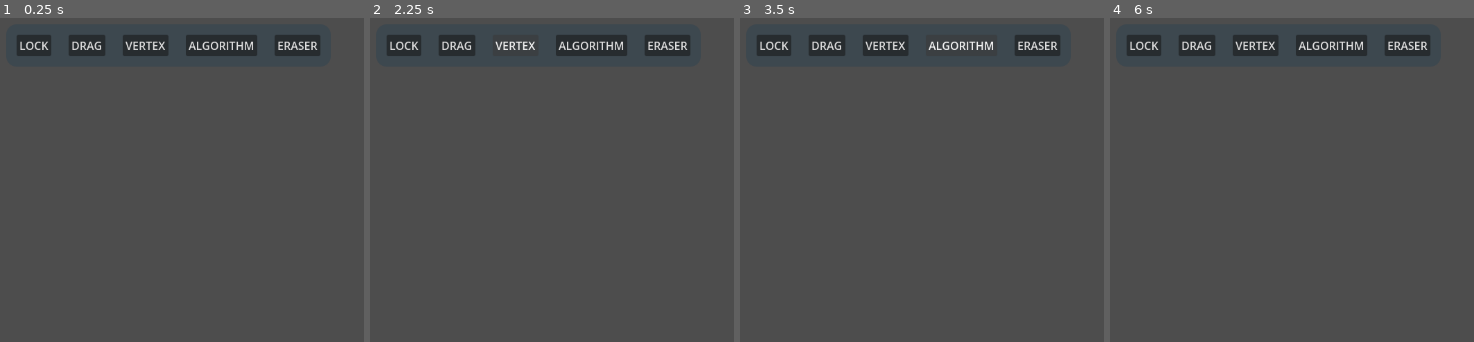
Above: before the commit, frames 1-4 (left to right).
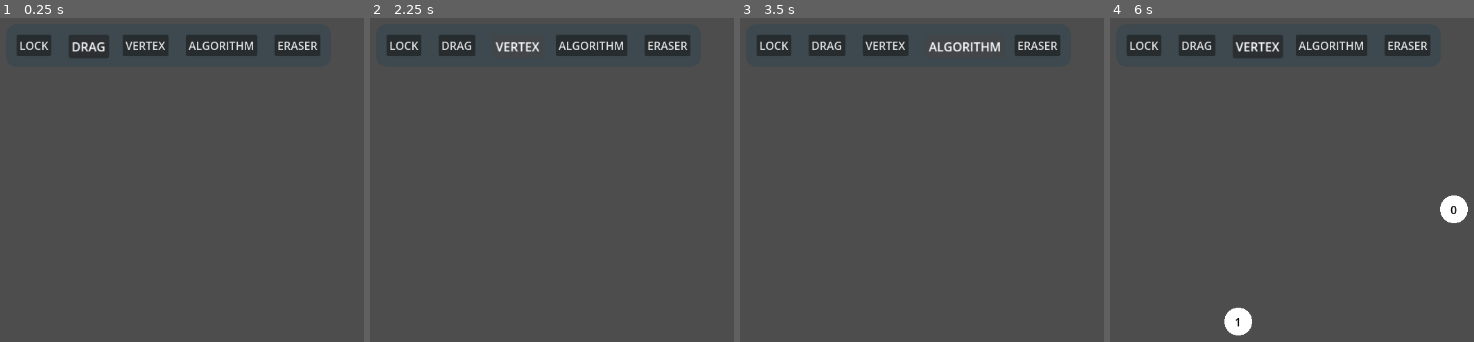
Above: after the commit, the same moments.

Repository: VerticesLTD/Graphos
Game: Godot game, scene res://main.tscn
The game is run twice, just before and just after one commit, with the same random seed, the same clock (stepped at 60 frames per second) and the same inputs.
Inputs (mouse positions are in pixels of both pictures, inside the frame that each line leads up to):
- Up to frame 1 (0.25 s): no input
- Up to frame 2 (2.25 s): click "LOCK" at 0.5 s; click "DRAG" at 1.25 s; click "VERTEX" at 2 s
- Up to frame 3 (3.5 s): click "ALGORITHM" at 2.75 s
- Up to frame 4 (6 s): tap Enter at 3.5, 5 s; move the mouse to (1455, 209) at 3.52 s; hold D 3.53-4.25 s; tap V at 3.6, 5.3 s; click (1455, 209) at 3.67 s; tap E at 3.8 s; tap Space at 4.25, 5.75 s; drag from (1117, 254) to (1237, 322) at 4.27 s; move the mouse to (1357, 131) at 5.02 s; hold D 5.03-5.75 s; hold Ctrl 5.03-5.75 s; click (1357, 131) at 5.17 s; drag from (1237, 322) to (outside the picture) at 5.77 s

The runs differ from the first frame. In frame 1, 0.3% of the frame differs, in the area x 18-30%, y 5-13%; in frame 2, 0.3%; in frame 3, 0.4%; in frame 4, 1.5%, in the area x 31-99%, y 5-99%.

Commit message:
Mass selection & move now works

Diff:
--- a/controllers/GraphController.gd
+++ b/controllers/GraphController.gd
@@ -9,20 +9,22 @@
 var dragged_vertex_id: int = Globals.NOT_FOUND
 var is_dragging: bool = false
 
-## The selection buffer to select multiple nodes
-var selection_buffer: Array[int] = []
+## The selection buffer to link multiple nodes with an edge
+var link_buffer: Array[int] = []
+
+## Holds nodes selected by user mass select
+var selection_buffer: Array[Vertex] = []
+
 
 ## Called when the node enters the scene tree for the first time.
 func _ready() -> void:
 	pass
 
 func _process(_delta: float) -> void:
-	# Graph controller only processes input if app is in VERTEX state.
-	# This let's us do things like drag without placing vertices.
-	if Globals.current_state != Globals.State.VERTEX:
-		set_process_unhandled_input(false)
-	else:
-		set_process_unhandled_input(true)
+	# If we are currently draggin nodes, we do not want to touch
+	# the selection buffer.
+	if Globals.is_mass_select and not is_dragging:
+		_populate_selection_buffer()
 
 ## ------------------------------------------------------------------------------
 ## INPUT HANDLING
@@ -32,7 +34,7 @@
 	# 1. MOTION (Dragging)
 	# Handled first because its the most frequent one.
 	if event is InputEventMouseMotion:
-		_handle_mouse_movement(event.global_position)
+		_handle_mouse_movement(event)
 		return
 
 	# 2. LEFT_CLICKS & LEFT_RELEASES
@@ -53,7 +55,7 @@
 	if event is InputEventKey and event.keycode == KEY_CTRL:
 		if not event.is_pressed():
 			# If they let go of Ctrl, wipe the selection
-			_clear_selection_context()
+			_clear_link_context()
 			return
 
 
@@ -62,30 +64,36 @@
 ## ------------------------------------------------------------------------------
 
 ## Handle mouse movement
-func _handle_mouse_movement(mouse_global_pos: Vector2):
+func _handle_mouse_movement(event: InputEventMouseMotion):
 	# LANE 1: PASSIVE (Hovering)
 	# This runs every time the mouse moves, regardless of dragging.
-	_handle_hover(mouse_global_pos)
+	_handle_hover(event.global_position)
 
 	# LANE 2: ACTIVE (Dragging)
 	# We only proceed here if a drag is actually in progress.
 	if is_dragging:
-		_handle_dragging(mouse_global_pos)
+		_handle_dragging(event)
 
 
 func _handle_hover(_mouse_global_pos: Vector2):
 	# Idea: make the vertex glow
 	pass
 
-func _handle_dragging(mouse_global_pos: Vector2):
-	# 1. Get the actual vertex using the ID
-	var v = graph.get_vertex(dragged_vertex_id)
-
-	# 2. Update the 'pos' property.
-	# THE MAGIC: Because we used a 'set(value)' in the Vertex class,
-	# this will automatically tell the Puppet to move!
-	if v:
-		v.pos = mouse_global_pos
+func _handle_dragging(event: InputEventMouseMotion):
+	# Dragging single node:
+	if selection_buffer.is_empty():
+		# 1. Get the actual vertex using the ID
+		var v = graph.get_vertex(dragged_vertex_id)
+
+		# 2. Update the 'pos' property.
+		# THE MAGIC: Because we used a 'set(value)' in the Vertex class,
+		# this will automatically tell the Puppet to move!
+		if v:
+			v.pos = event.global_position
+	# Move multiple nodes by mose delta
+	else:
+		for v in selection_buffer:
+			v.pos += event.relative
 
 
 ## Starts dragging a node
@@ -109,17 +117,23 @@
 
 	# 1. CLICKED VERTEX
 	if id != Globals.NOT_FOUND:
-		if is_ctrl:
+		if is_ctrl and Globals.current_state == Globals.State.VERTEX:
 			_handle_path_connection(mouse_global_pos)
 		else:
 			_start_dragging(id)
 		return
 
-	# 2. CLICKED EMPTY SPACE INTERACTION
-	if is_ctrl:
-		_handle_path_connection(mouse_global_pos) # Create & Connect
-	else:
-		_handle_vertex_placement(mouse_global_pos) # Just create
+	if  Globals.current_state == Globals.State.VERTEX:
+		# 2. CLICKED EMPTY SPACE INTERACTION WHILE VERTEX STATE
+		if is_ctrl:
+			_handle_path_connection(mouse_global_pos) # Create & Connect
+
+		# We only place a vertex if there are no nodes selected
+		elif selection_buffer.is_empty():
+			_handle_vertex_placement(mouse_global_pos) # Just create
+
+	# Clearing node selection on an empty click
+	_clear_selection_buffer()
 
 func _handle_left_release():
 	# Always stop dragging when the mouse is let go
@@ -157,7 +171,7 @@
 		return
 
 	# 2. LAST VERTEX (Undo)
-	if not selection_buffer.is_empty() and selection_buffer.back() == id:
+	if not link_buffer.is_empty() and link_buffer.back() == id:
 		_process_path_undo(id)
 		return
 
@@ -167,30 +181,30 @@
 ## Create a vertex where the mouse is, and set it to the head.
 func _process_path_creation(pos: Vector2) -> void:
 	# Update the head's color
-	_set_vertex_color(selection_buffer.back(), Color.GREEN_YELLOW)
+	_set_vertex_color(link_buffer.back(), Color.GREEN_YELLOW)
 
 	# Create new vertex as the new head
 	var new_id = graph.add_vertex(pos, Color.YELLOW)
 
 	# Connect if possible
-	if not selection_buffer.is_empty():
-		graph.add_edge(selection_buffer.back(), new_id)
-
-	selection_buffer.append(new_id)
+	if not link_buffer.is_empty():
+		graph.add_edge(link_buffer.back(), new_id)
+
+	link_buffer.append(new_id)
 
 ## Undo the last operation, remove the previous edge and change the head.
 func _process_path_undo(id: int) -> void:
 	var victim = graph.get_vertex(id)
 
 	# Disconnect from previous
-	if selection_buffer.size() >= 2:
-		var prev_id = selection_buffer[selection_buffer.size() - 2]
+	if link_buffer.size() >= 2:
+		var prev_id = link_buffer[link_buffer.size() - 2]
 		graph.delete_edge(prev_id, id)
 
-	# Remove teh vertex from the selection_buffer
-	selection_buffer.pop_back()
-
-	_set_vertex_color(selection_buffer.back(), Color.YELLOW)
+	# Remove teh vertex from the link_buffer
+	link_buffer.pop_back()
+
+	_set_vertex_color(link_buffer.back(), Color.YELLOW)
 
 	# Delete up or reset the undone vertex.
 	if victim and victim.degree == 0:
@@ -200,24 +214,50 @@
 
 ## Chose an existing vertex, connect.
 func _process_path_extension(id: int) -> void:
-	_set_vertex_color(selection_buffer.back(), Color.GREEN_YELLOW)
+	_set_vertex_color(link_buffer.back(), Color.GREEN_YELLOW)
 
 	# Connect
-	if not selection_buffer.is_empty():
-		graph.add_edge(selection_buffer.back(), id)
+	if not link_buffer.is_empty():
+		graph.add_edge(link_buffer.back(), id)
 
 	# Update new head
 	_set_vertex_color(id, Color.YELLOW)
-	selection_buffer.append(id)
-
-## Clears the seletion buffer of the vertices.
-func _clear_selection_context() -> void:
+	link_buffer.append(id)
+
+## Clears the seletion buffer for linking nodes.
+func _clear_link_context() -> void:
 	# 1. Clean the visual feedback
-	for id in selection_buffer:
+	for id in link_buffer:
 		var v = graph.get_vertex(id)
 		if v: v.color = Color.WHITE
 
 	# 2. Empty the logic container
+	link_buffer.clear()
+
+# TODO: Highlighting in the populate/clear functions below could
+# be optimized.
+
+## Looks for nodes inside Globals.selection_rectangle and adds them
+## to buffer.
+func _populate_selection_buffer() -> void:
+	# Clean slate - If selection updated and no longer includes
+	# some nodes.
+	_clear_selection_buffer()
+
+	var rect = Rect2(Globals.selection_rectangle)
+	for v: Vertex in graph.vertices.values():
+		if rect.has_point(v.pos):
+			# Setting highlight color
+			v.color = Color.PURPLE
+
+			selection_buffer.append(v)
+
+## Clears selection buffer.
+func _clear_selection_buffer() -> void:
+	# Resetting color
+	for v in selection_buffer:
+		v.color = Color.WHITE
+
 	selection_buffer.clear()
 
 ## Sets a vertex color. id type isnt mantioned because we can get null.
@@ -226,3 +266,7 @@
 		return
 	var v = graph.get_vertex(id)
 	if v: v.color = color
+
+## Returns true if position has a vertex.
+func is_vertex_collision(pos: Vector2) -> bool:
+	return graph.get_vertex_collision(pos) != Globals.NOT_FOUND
--- a/main.tscn
+++ b/main.tscn
@@ -3,7 +3,7 @@
 [ext_resource type="Script" uid="uid://c2yhxp7188k8k" path="res://graphs/undirected-graph/UndirectedGraph.gd" id="1_0xm2m"]
 [ext_resource type="Script" uid="uid://bi4h7vrxw31jb" path="res://controllers/GraphController.gd" id="2_0xm2m"]
 [ext_resource type="Script" uid="uid://4boow4h1ajkt" path="res://ui/global/global_UI.gd" id="3_1bvp3"]
-[ext_resource type="Script" uid="uid://crmqoaf7l145k" path="res://ui/selection/selection_rectangle_view.gd" id="4_lquwl"]
+[ext_resource type="Script" uid="uid://css85v57pq6ys" path="res://ui/global/button_highlights.gd" id="4_1bvp3"]
 
 [sub_resource type="StyleBoxFlat" id="StyleBoxFlat_1bvp3"]
 bg_color = Color(0.019521689, 0.2182971, 0.34787467, 0.22352941)
@@ -30,10 +30,6 @@
 [node name="CanvasLayer" type="CanvasLayer" parent="."]
 script = ExtResource("3_1bvp3")
 
-[node name="UISelectionRect" type="Node2D" parent="CanvasLayer"]
-script = ExtResource("4_lquwl")
-metadata/_custom_type_script = "uid://crmqoaf7l145k"
-
 [node name="MarginContainer" type="MarginContainer" parent="CanvasLayer"]
 anchors_preset = 5
 anchor_left = 0.5
@@ -51,6 +47,7 @@
 [node name="HBoxContainer" type="HBoxContainer" parent="CanvasLayer/MarginContainer/PanelContainer"]
 layout_mode = 2
 theme_override_constants/separation = 25
+script = ExtResource("4_1bvp3")
 
 [node name="LockTool" type="Button" parent="CanvasLayer/MarginContainer/PanelContainer/HBoxContainer"]
 layout_mode = 2
--- a/scripts/utils/globals.gd
+++ b/scripts/utils/globals.gd
@@ -38,6 +38,7 @@
 # Drag state
 # ------------
 ## This variable is accessed by the app's elements when in drag mode.
+var is_mass_select: bool = false
 var selection_rectangle: Rect2
 
 # ------------
--- /dev/null
+++ b/ui/global/button_highlights.gd
@@ -0,0 +1,51 @@
+extends HBoxContainer
+
+@onready var lock_tool: Button = $LockTool
+@onready var vertex: Button = $Vertex
+@onready var algorithm: Button = $Algorithm
+@onready var eraser: Button = $Eraser
+@onready var drag: Button = $Drag
+
+# Keep track of the last state so we only animate when it changes
+var _last_state = null
+
+func _process(_delta: float) -> void:
+	# Check if the state has changed since the last frame
+	if Globals.current_state != _last_state:
+		_animate_buttons(Globals.current_state)
+		_last_state = Globals.current_state
+
+func _animate_buttons(current_state) -> void:
+	# 1. Setup the Tween
+	var tween = create_tween().set_parallel(true) # Run all animations at once
+	tween.set_trans(Tween.TRANS_CUBIC).set_ease(Tween.EASE_OUT) # Smooth "pop" effect
+
+	# 2. Map your States to the actual Button nodes
+	# (This replaces the big match statement)
+	var state_to_button = {
+		Globals.State.VERTEX: vertex,
+		Globals.State.DRAG: drag,
+		Globals.State.ALG: algorithm,
+		Globals.State.ERASER: eraser
+	}
+
+	var active_button = state_to_button.get(current_state)
+
+	# 3. Loop through ALL buttons to animate them
+	for btn in state_to_button.values():
+		var target_modulate
+		var target_scale
+
+		if btn == active_button:
+			# This is the active button: Highlight it
+			target_modulate = Globals.BUTTON_HIGHLIGHT_MODULATE
+			target_scale = Globals.BUTTON_HIGHLIGHT_SCALE
+		else:
+			# This is an inactive button: Reset it
+			target_modulate = Globals.BUTTON_REGULAR_MODULATE
+			target_scale = Globals.BUTTON_REGULAR_SCALE
+
+		# 4. Apply the Tween
+		# 0.2 is the duration in seconds
+		tween.tween_property(btn, "modulate", target_modulate, 0.2)
+		tween.tween_property(btn, "scale", target_scale, 0.2)
--- a/ui/global/global_UI.gd
+++ b/ui/global/global_UI.gd
@@ -5,15 +5,98 @@
 
 @onready var graph_controller: GraphController = $"../GraphController"
 
+const SELECTION_RECT_BLUEPRINT = preload("res://ui/selection/selection_rect_view.tscn")
 
-# Called when the node enters the scene tree for the first time.
-func _ready() -> void:
-	ui_selection_rect.queue_free()
+const LOG_TAG = "GLOBAL_UI"
+
+var _is_holding = false
+var _press_timer = 0.0
+var _monitoring_input = false # To prevent checking timer when not clicking
+var selection_rect: UISelectionRect
 
 
 # Called every frame. 'delta' is the elapsed time since the previous frame.
-func _process(_delta: float) -> void:
-	pass
+func _process(delta: float) -> void:
+	# Process input when in DRAG mode
+
+	if _monitoring_input:
+		_press_timer += delta
+
+		if _press_timer >= Globals.HOLD_THRESHOLD and not _is_holding:
+			_is_holding = true
+			_on_hold_start()
+
+func _unhandled_input(event: InputEvent) -> void:
+	if event is InputEventMouseButton and \
+		event.button_index == MOUSE_BUTTON_LEFT \
+		and Globals.current_state == Globals.State.DRAG:
+		if event.is_pressed():
+			# Mouse down, start timer
+			_monitoring_input = true
+			_press_timer = 0.0
+			_is_holding = false
+
+			# To provide snappy feedback, we assume the user is mass-selecting. Even if it's just a click.
+			if not graph_controller.is_vertex_collision(event.global_position):
+				_start_drag()
+
+		elif not event.is_pressed():
+			# Mouse up
+			_monitoring_input = false
+
+			if _is_holding:
+				# Hold let go
+				_on_hold_end()
+			else:
+				# Let go before threshold - click
+				_on_click()
+
+	if event is InputEventKey and event.is_pressed():
+		_handle_keyboard(event)
+
+func _start_drag():
+	# The selection rectangle updates Globals.selection_rectangle independently
+	selection_rect = SELECTION_RECT_BLUEPRINT.instantiate()
+	add_child(selection_rect)
+
+func _on_click():
+	GLogger.debug("User clicked.", LOG_TAG)
+	# It was a click! Stop selection
+	remove_child(selection_rect)
+
+	if selection_rect != null:
+		selection_rect.queue_free()
+		selection_rect = null
+
+
+func _on_hold_start():
+	GLogger.debug("User hold start.", LOG_TAG)
+
+	Globals.is_mass_select = true
+
+func _on_hold_end():
+	GLogger.debug("User hold end.", LOG_TAG)
+	remove_child(selection_rect)
+
+	if selection_rect != null:
+		selection_rect.queue_free()
+		selection_rect = null
+
+	# Resetting selection so other nodes don't highlight anything
+	Globals.selection_rectangle = Rect2(Vector2.ZERO,Vector2.ZERO)
+	Globals.is_mass_select = false
+
+func _handle_keyboard(event: InputEventKey) -> void:
+	GLogger.debug("Keyboard Clicked.",LOG_TAG)
+	match event.keycode:
+		KEY_V:
+			Globals.current_state = Globals.State.VERTEX
+		KEY_A:
+			Globals.current_state = Globals.State.ALG
+		KEY_D:
+			Globals.current_state = Globals.State.DRAG
+		KEY_E:
+			Globals.current_state = Globals.State.ERASER
 
 
 ## Should let user stay in current tool after every action
--- a/ui/selection/selection_rectangle_view.gd
+++ b/ui/selection/selection_rectangle_view.gd
@@ -10,7 +10,7 @@
 var rectangle: Rect2
 
 func _ready() -> void:
-	pass
+	initial_click_position = get_global_mouse_position()
 
 func _process(_delta: float) -> void:
 	# Updating mouse position
@@ -19,6 +19,9 @@
 	# Calculating selection rectangle
 	rectangle = Rect2(initial_click_position,current_mouse_position - initial_click_position).abs()
 
+	# updating the global selection area for other nodes to get
+	Globals.selection_rectangle = Rect2(rectangle)
+
 	queue_redraw()
 
 func _draw() -> void:
Not shown, added: ui/global/button_highlights.gd.uid
